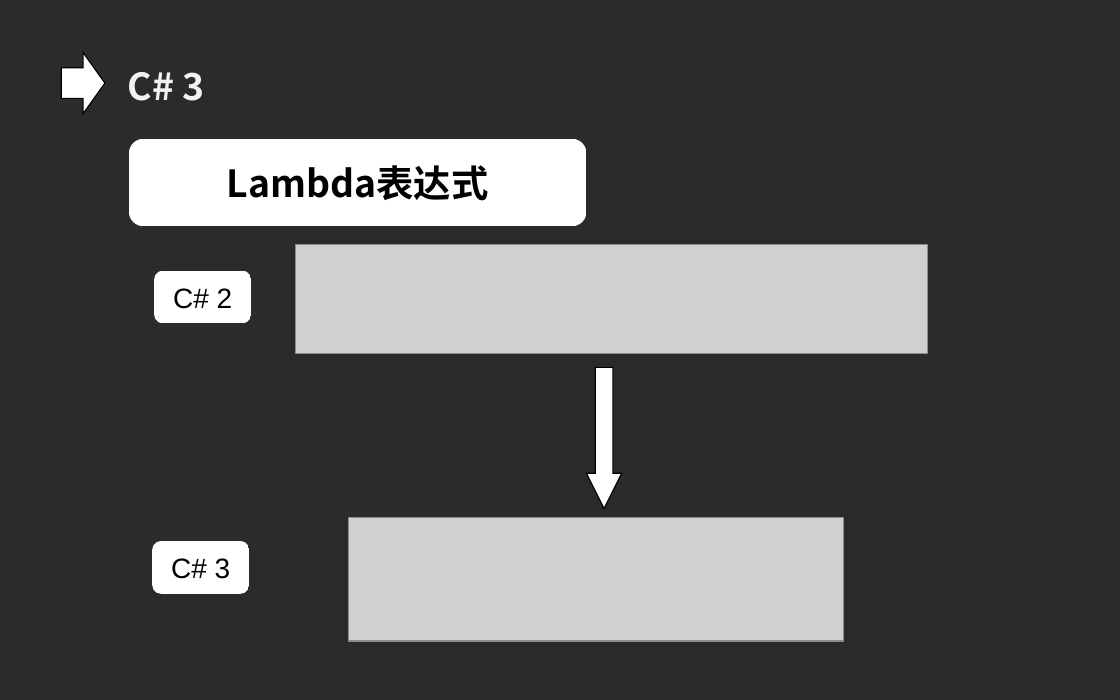
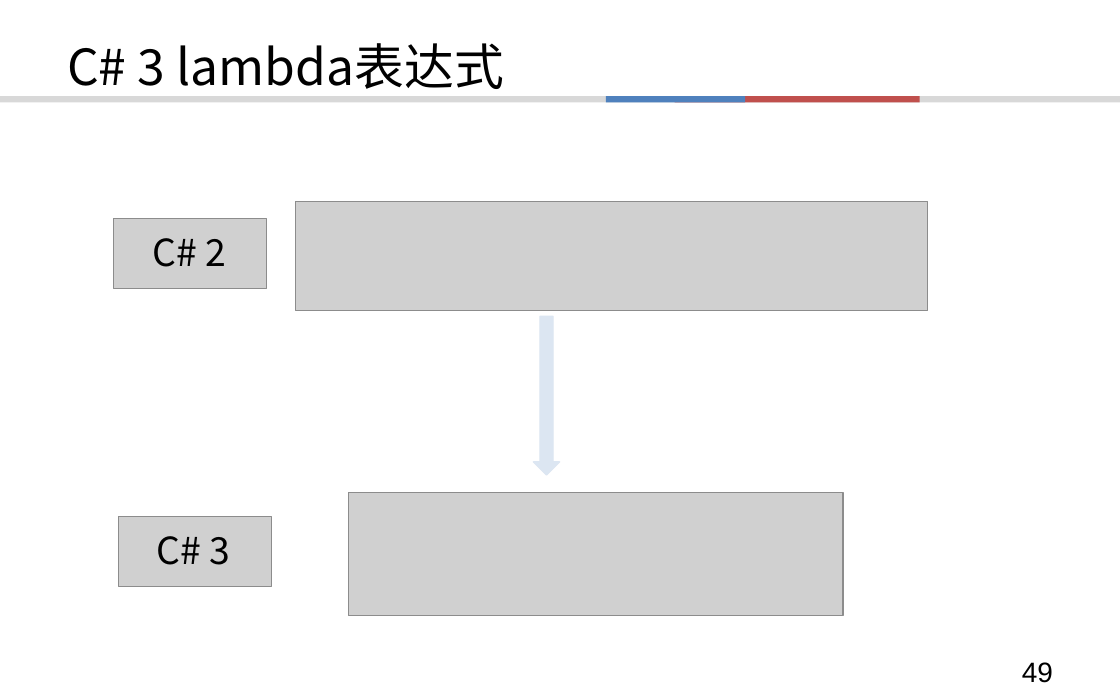
Before and after one commit to TerabyteX/lecture, a slide deck: slide 49 of C#/CsharpEvolution.ppt (slide 37 before the commit). Drawn at 1120x700 pixels with LibreOffice and Linux fonts; fonts in the diff are those of the drawing; grey boxes stand for pictures; background and template pictures are left out; a plain dark background stands for a picture behind light text. Boxes give left, top, right and bottom in pixels: in the first picture for what was removed or moved away, otherwise in the second. Text is boxed around its words. In the diff, an @@ line names an element or a change of style, - is before the commit and + after.

```diff
--- a/C#/CsharpEvolution.ppt
+++ b/C#/CsharpEvolution.ppt
@@ background picture (left out) to #FFFFFF @@
@@ title "C# 3 lambda表达式" at bbox=[67, 43, 505, 89]: vertical alignment top to middle @@
@@ right arrow removed at bbox=[62, 53, 105, 114] @@
@@ title at bbox=[67, 43, 505, 89]: text changed; size 24 to 32 pt; text colour #F2F2F2 to #000000; bold off @@
-C# 3
+C# 3 lambda表达式
@@ rectangle added at bbox=[0, 96, 1120, 103], fill #D8D8D8 @@
@@ rectangle added at bbox=[606, 96, 745, 103], fill #4F81BD @@
@@ rectangle added at bbox=[674, 96, 920, 103], fill #C0504D @@
@@ rounded rectangle removed at bbox=[129, 139, 587, 226] @@
-Lambda表达式
@@ picture: place and size @@
-picture at bbox=[296, 244, 927, 354]
+picture at bbox=[296, 202, 927, 311]
@@ picture added at bbox=[114, 218, 268, 288] @@
@@ text "C# 2" at bbox=[152, 238, 226, 267]: size 18 to 24 pt, font Arial to Noto Sans CJK SC; more space between paragraphs; vertical alignment middle to top; fill #FFFFFF to none @@
@@ text "C# 2": place and size @@
-text "C# 2" at bbox=[155, 271, 252, 324]
+text "C# 2" at bbox=[152, 238, 226, 267]
@@ down arrow: place and size @@
-down arrow at bbox=[587, 367, 623, 508]
+down arrow at bbox=[533, 316, 560, 475]
@@ down arrow at bbox=[533, 316, 560, 475]: fill #FFFFFF to #DCE6F2; outline #000000 0.74 pt to #DCE6F2 0.74 pt; proportions changed @@
@@ picture: place and size @@
-picture at bbox=[348, 517, 843, 641]
+picture at bbox=[348, 493, 843, 616]
@@ picture added at bbox=[119, 516, 272, 587] @@
@@ text "C# 3": place and size @@
-text "C# 3" at bbox=[152, 541, 250, 594]
+text "C# 3" at bbox=[157, 536, 231, 565]
@@ text "C# 3" at bbox=[157, 536, 231, 565]: size 18 to 24 pt, font Arial to Noto Sans CJK SC; more space between paragraphs; vertical alignment middle to top; fill #FFFFFF to none @@
@@ page number added at bbox=[1022, 662, 1053, 683], 18 pt, text #000000 @@
+49
```
Also in this commit, not shown: 47 other slides changed, 37 slides added, 7 slides removed.
